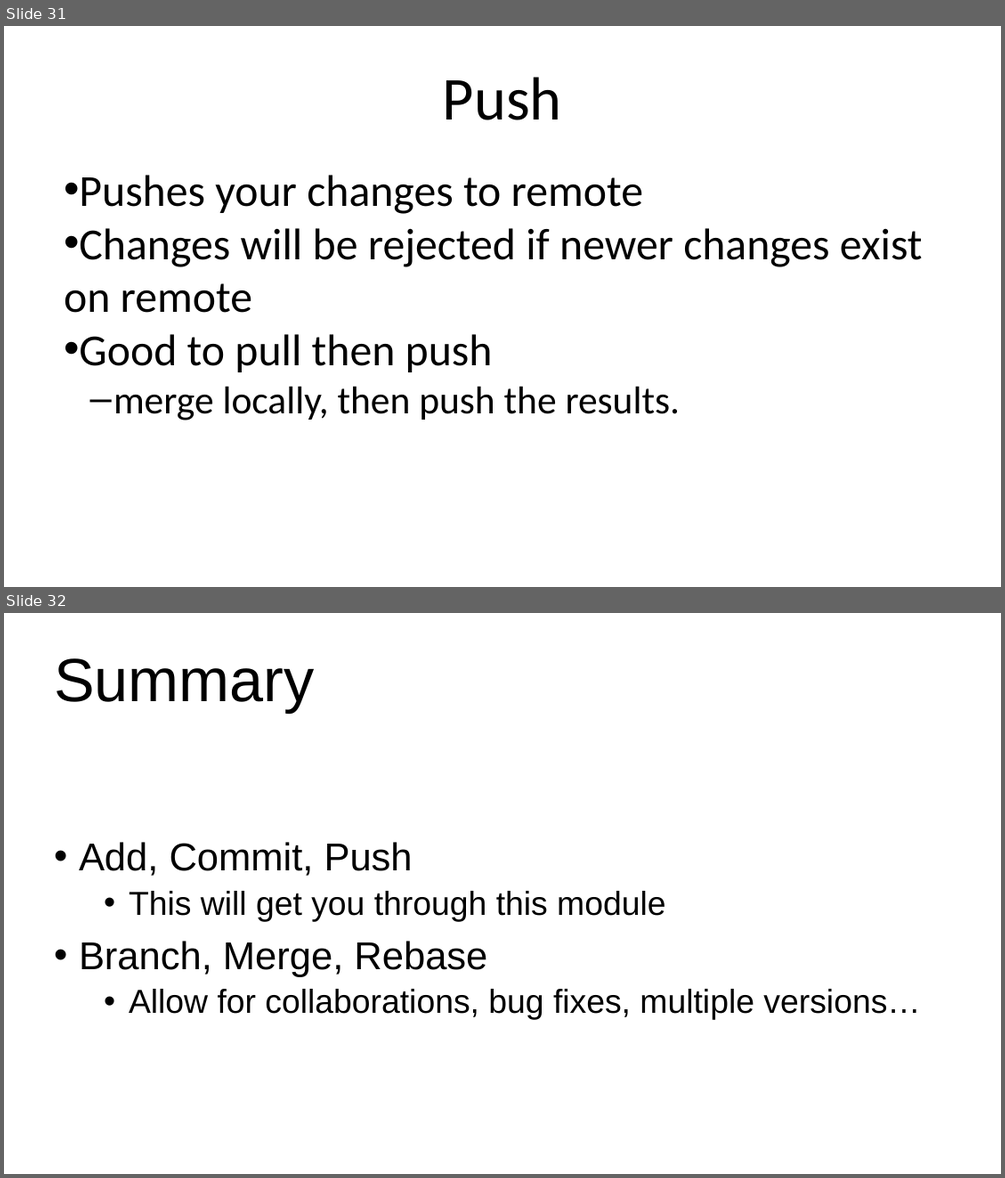
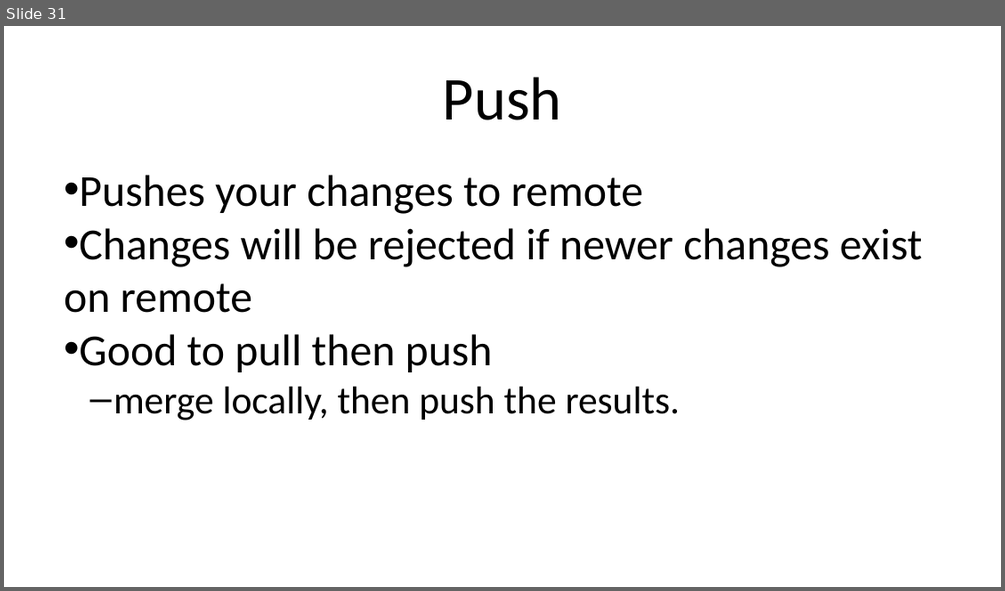
Before and after one commit to fxwalsh/enterprise-web-dev, a slide deck: topic02/talk-1/git.pptx. Shown one above the other, each under a label of ours: slides 31 and 32 before the commit, slide 31 after it. The pictures are 1005x1178 and 1005x591 pixels, drawn with LibreOffice and Linux fonts; fonts in the diff are those of the drawing. Boxes give left, top, right and bottom in pixels: in the first picture for what was removed or moved away, otherwise in the second. Text is boxed around its words. In the diff, an @@ line names an element or a change of style, - is before the commit and + after.

```diff
--- a/topic02/talk-1/git.pptx
+++ b/topic02/talk-1/git.pptx
@@ slide 32 removed at [4,613,1001,1174], background #FFFFFF @@
@@ title removed at [54,658,315,713] @@
-Summary
@@ subtitle removed at [79,842,920,1020] @@
-• Add, Commit, Push
-  • This will get you through this module
-• Branch, Merge, Rebase
-  • Allow for collaborations, bug fixes, multiple versions…
```
Also in this commit, not shown: 1 slide changed, 21 other files.
